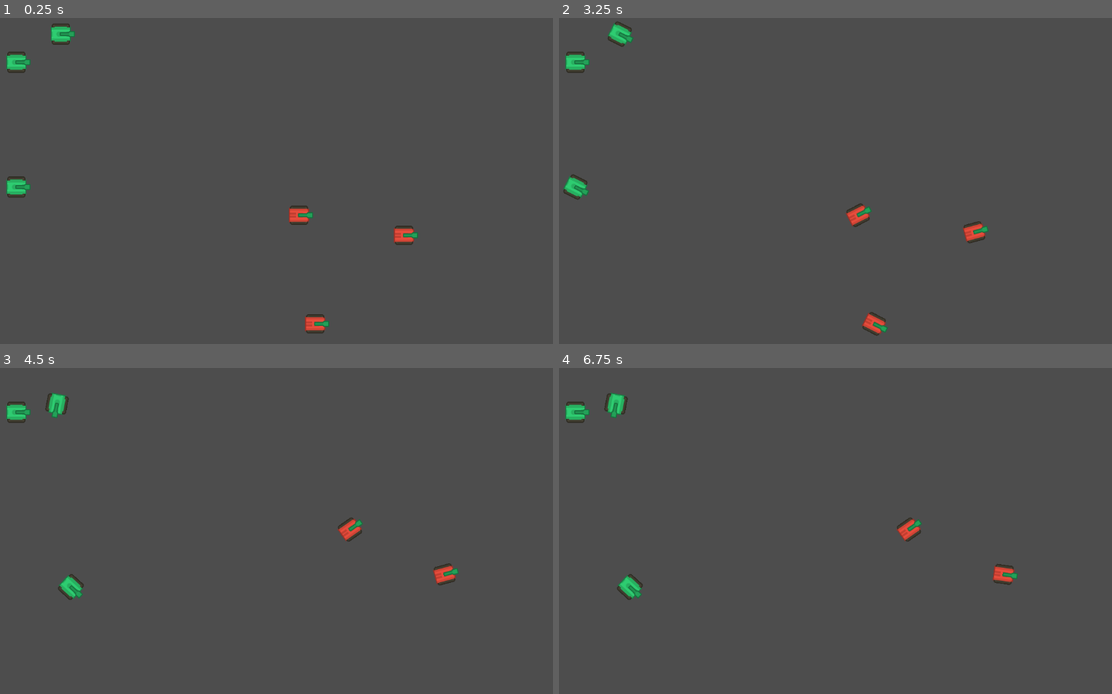
Above: before the commit, frames 1-4 (two rows, left to right).
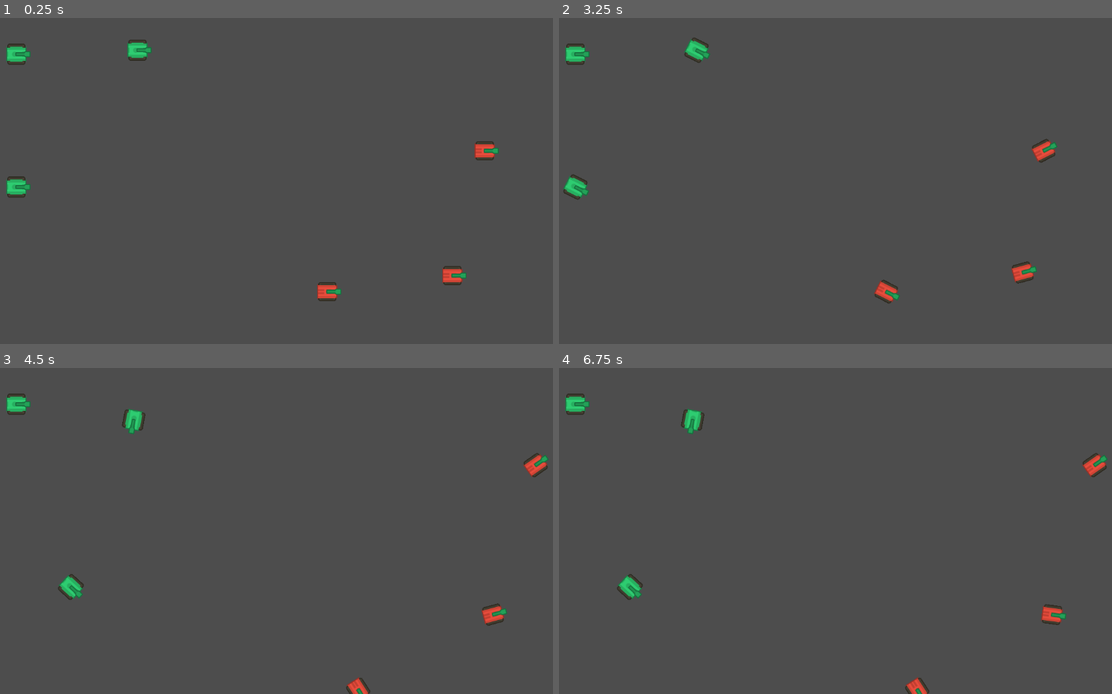
Above: after the commit, the same moments.

Repository: BrianMosbeux/Steel_Storm
Game: Godot game, scene res://scenes/main.tscn
The game is run twice, just before and just after one commit, with the same random seed, the same clock (stepped at 60 frames per second) and the same inputs.
Inputs:
- Up to frame 1 (0.25 s): no input
- Up to frame 2 (3.25 s): tap Enter at 0.5, 2 s; tap Space at 1.25, 2.75 s
- Up to frame 3 (4.5 s): no input
- Up to frame 4 (6.75 s): tap Enter at 5 s; tap Space at 5.75 s

The runs differ from the first frame. In frame 1, 2.1% of the frame differs, in the area x 1-91%, y 1-97%; in frame 2, 2.1%; in frame 3, 1.8%; in frame 4, 1.8%.

Commit message:
Hide detection areas for enemies and allies and reposition enemies and allies in main scene

Diff:
--- a/scenes/ally.tscn
+++ b/scenes/ally.tscn
@@ -31,6 +31,7 @@
 script = ExtResource("5_pshsx")
 
 [node name="DetectionZone" type="Area2D" parent="AI"]
+visible = false
 
 [node name="DetectionShape" type="CollisionShape2D" parent="AI/DetectionZone"]
 shape = SubResource("CircleShape2D_dyuqg")
--- a/scenes/enemy.tscn
+++ b/scenes/enemy.tscn
@@ -31,6 +31,7 @@
 script = ExtResource("5_kqws3")
 
 [node name="DetectionZone" type="Area2D" parent="AI"]
+visible = false
 
 [node name="DetectionShape" type="CollisionShape2D" parent="AI/DetectionZone"]
 shape = SubResource("CircleShape2D_dyuqg")
--- a/scenes/main.tscn
+++ b/scenes/main.tscn
@@ -10,22 +10,22 @@
 script = ExtResource("1_qjmy5")
 
 [node name="Player" parent="." instance=ExtResource("1_2efj0")]
-position = Vector2(80, 88)
+position = Vector2(80, 72)
 
 [node name="Enemy" parent="." instance=ExtResource("3_eeaeo")]
-position = Vector2(640, 392)
+position = Vector2(1008, 264)
 
 [node name="Enemy2" parent="." instance=ExtResource("3_eeaeo")]
-position = Vector2(672, 608)
+position = Vector2(696, 544)
 
 [node name="Enemy3" parent="." instance=ExtResource("3_eeaeo")]
-position = Vector2(848, 432)
+position = Vector2(944, 512)
 
 [node name="Ally" parent="." instance=ExtResource("4_4wfy7")]
 position = Vector2(80, 336)
 
 [node name="Ally2" parent="." instance=ExtResource("4_4wfy7")]
-position = Vector2(168, 32)
+position = Vector2(320, 64)
 
 [node name="BulletManager" type="Node2D" parent="."]
 script = ExtResource("2_5x1xw")
